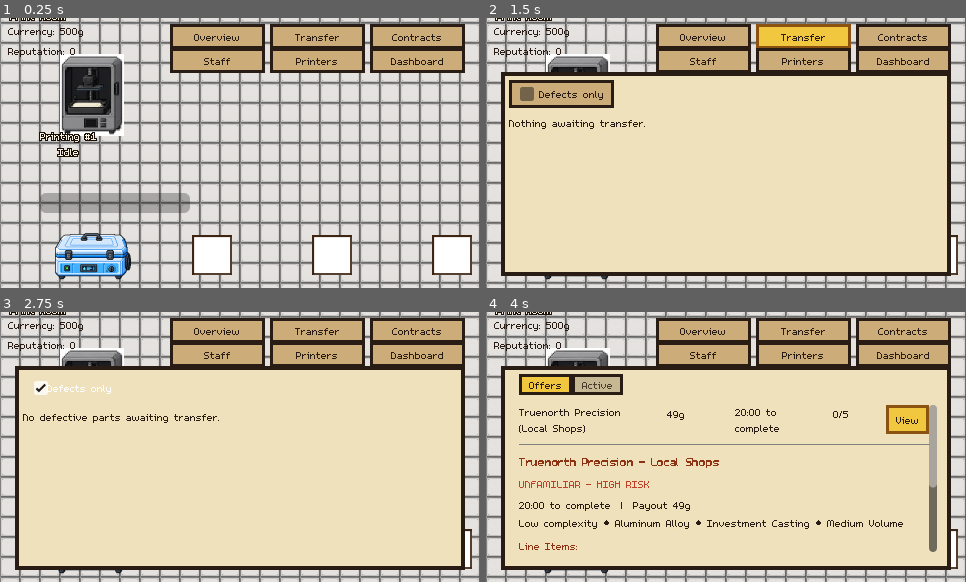
Above: before the commit, frames 1-4 (two rows, left to right).
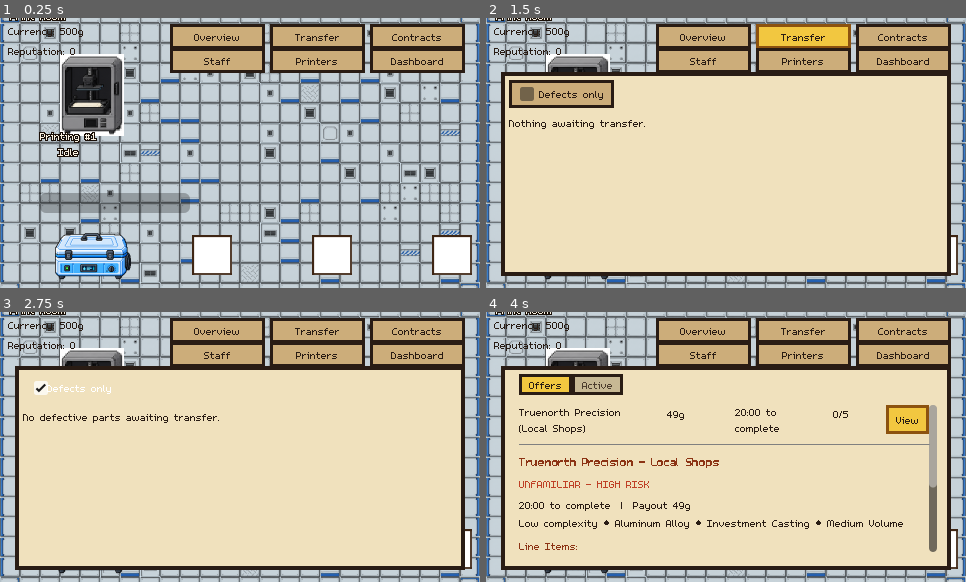
Above: after the commit, the same moments.

Repository: carverweirick/foundry-mobile-game
Game: Godot game, scene res://scenes/main.tscn
Two runs of this game, one before a commit and one after it. Both use one fixed random seed, a clock stepped at 60 frames per second and the inputs below.
Inputs:
- Up to frame 1 (0.25 s): no input
- Up to frame 2 (1.5 s): click "Overview" at 0.5 s; click "Transfer" at 1.25 s
- Up to frame 3 (2.75 s): click "Defects only" at 2 s
- Up to frame 4 (4 s): click "Contracts" at 2.75 s; click "View" at 3.5 s

The runs differ from the first frame. In frame 1, 61% of the frame differs, in the area x 0-100%, y 0-100%; in frame 2, 13%; in frame 3, 13%; in frame 4, 13%.

Commit message:
Extend real tiled floors to every room, with edge/corner/interior variety
- Generalized _build_print_room_tiles() into _build_room_tiles(rect,
  tint) and applied it to all five rooms (Print, Shelling, Post
  Processing, Furnace, VIM Bay), each tinted with its own existing
  palette color instead of a flat ColorRect fill.
- Real variety instead of one uniform tile: two source tiles (a
  straight edge and a corner, both blue accent-lined) get rotated
  0/90/180/270 degrees to cover every side/corner of a room from just
  those two assets. Interior cells pull from a 12-entry weighted
  table spanning most of the remaining sheet - plain variants, vents,
  a hazard stripe, diamond plate, bolted corners, an octagon marker, a
  numbered marker, a directional arrow - weighted toward plain so it
  reads as a real factory floor rather than a busy mess.

Co-Authored-By: Claude Sonnet 5 <noreply@anthropic.com>
Claude-Session: https://claude.ai/code/session_01JVo4V5woxRQb6BmWzsoiCF

Diff:
--- a/scenes/main.gd
+++ b/scenes/main.gd
@@ -365,27 +365,31 @@
 	# Full-floor base layer first (see HALLWAY_FILL's own comment) - every one
 	# of the four corner/center room zones below draws on top of it.
 	_add_room_zone(Rect2(FLOOR_MIN, FLOOR_MAX - FLOOR_MIN), HALLWAY_FILL, HALLWAY_BORDER, "")
-	# Bug fix: _add_room_zone()'s "border" isn't a thin frame - it's a full-size
-	# ColorRect, with the normal (smaller, inset) fill drawn on top of it to
-	# create the illusion of a bordered panel. skip_fill means nothing ever
-	# covers that full-size border again, so it has to be drawn BEFORE the
-	# tiles now, not after - previously the tiles were built first and then
-	# immediately painted over edge-to-edge by the border rect, which is why
-	# they never visibly rendered despite being genuinely there the whole time.
+	# Every room now gets a real tiled floor instead of a flat ColorRect fill
+	# (design request: "do the entire factory and use all the different
+	# tiles we have... make it feel like a real factory"), tinted per room to
+	# match its existing palette. Bug fix (see _build_room_tiles()'s own
+	# comment): the border must be drawn BEFORE the tiles, not after - it's a
+	# full-room-size rect, not a thin frame, so drawing it second would paint
+	# over the whole tiled floor.
 	_add_room_zone(PRINT_ROOM, PRINT_FILL, PRINT_BORDER, "Print Room", true)
-	_build_print_room_tiles()
-	_add_room_zone(SHELLING_ROOM, SHELLING_FILL, SHELLING_BORDER, "Shelling Room")
-	_add_room_zone(POST_PROCESSING_ROOM, POST_FILL, POST_BORDER, "Post Processing Room")
-	_add_room_zone(FURNACE_ROOM, FURNACE_FILL, FURNACE_BORDER, "Furnace Room")
-	_add_room_zone(POUR_ROOM, POUR_FILL, POUR_BORDER, "VIM Bay")
+	_build_room_tiles(PRINT_ROOM, PRINT_FILL)
+	_add_room_zone(SHELLING_ROOM, SHELLING_FILL, SHELLING_BORDER, "Shelling Room", true)
+	_build_room_tiles(SHELLING_ROOM, SHELLING_FILL)
+	_add_room_zone(POST_PROCESSING_ROOM, POST_FILL, POST_BORDER, "Post Processing Room", true)
+	_build_room_tiles(POST_PROCESSING_ROOM, POST_FILL)
+	_add_room_zone(FURNACE_ROOM, FURNACE_FILL, FURNACE_BORDER, "Furnace Room", true)
+	_build_room_tiles(FURNACE_ROOM, FURNACE_FILL)
+	_add_room_zone(POUR_ROOM, POUR_FILL, POUR_BORDER, "VIM Bay", true)
+	_build_room_tiles(POUR_ROOM, POUR_FILL)
 
 
 ## skip_fill lets a room draw its border/label only and supply its own floor
-## visual on top - the Print Room does this now, using a real tiled floor
-## instead of a flat ColorRect (see _build_print_room_tiles()) - the border
-## is still drawn AFTER the tiles below, so its frame naturally covers the
-## tilemap's outermost edge rather than needing inset math to line up with
-## the grid exactly.
+## visual on top - every room does this now, using a real tiled floor instead
+## of a flat ColorRect (see _build_room_tiles()). The border must be drawn
+## BEFORE _build_room_tiles() is called for that same room, not after - see
+## that function's own comment for why (a real bug this session, not just a
+## hypothetical).
 func _add_room_zone(rect: Rect2, fill_color: Color, border_color: Color, label_text: String, skip_fill: bool = false) -> void:
 	# ColorRect/Label are Control nodes even out here in the 2D world, and
 	# Control defaults to MOUSE_FILTER_STOP - without explicitly setting it
@@ -413,51 +417,132 @@
 		_room_floor_labels.append(entry)
 
 
-## Real per-cell floor tiles (design request, this session: "turn the game
-## into more of a grid feeling") - the Print Room is the only room with real
-## tile art so far (assets/sprites/floor_tiles/print_room_floor_tileset_packed.png).
+## Real per-cell floor tiles for every room (design request, this session:
+## first just the Print Room to prove the grid concept, then "do the entire
+## factory and use all the different tiles we have... make it feel like a
+## real factory"). Only one tile sheet actually exists on disk
+## (assets/sprites/floor_tiles/print_room_floor_tileset_packed.png, a 5x5
+## grid of 180x180 tiles - generic industrial floor art, not Print-Room-
+## specific despite the filename) - every room reuses the exact same sheet,
+## differentiated by a per-room modulate tint (that room's existing FILL
+## color) rather than needing five separate tile sheets.
 ##
-## Bug fix history, same session: the first pass loaded a pre-existing hand-
-## authored `resources/tilesets/print_room_floor_tileset.tres` via a real
-## `TileMapLayer` - logically correct in every headless check (position,
-## scale, filled cell count, source texture all verified), but confirmed via
-## screenshot to never actually render a single tile. Suspected the hand-
-## authored .tres, so a second pass rebuilt the whole TileSet fresh at
-## runtime via Godot's own TileSetAtlasSource/TileSet API instead of trusting
-## that file - still invisible, confirmed via a second screenshot from a
-## real LOCAL desktop Play run (not just the original remote/Xogot deploy),
-## which rules out a remote-runtime-compatibility gap specifically - this is
-## a real bug in the TileMapLayer approach itself, in this exact Godot
-## build, not an environment quirk. Rather than keep chasing TileMapLayer
-## internals blind (headless testing can confirm the DATA is correct but,
-## per this session's own hard-won lesson, can never confirm what anything
-## actually renders like), this now sidesteps TileMapLayer entirely and uses
-## the one rendering mechanism already proven working everywhere else in
-## this exact deployment - plain Sprite2D + Texture2D, the same mechanism
-## every station sprite already uses successfully. One Sprite2D per grid
-## cell (360 for the Print Room's 24x15), all sharing one AtlasTexture
-## cropped to the plain bolted floor panel's region (0,0)-(180,180) - more
-## nodes than a real TileMap, but trivial for a one-time static floor
-## decoration, and there's no more basic/compatible a way to put a texture
-## on screen in Godot than this.
-const PRINT_ROOM_TILE_TEXTURE: Texture2D = preload("res://assets/sprites/floor_tiles/print_room_floor_tileset_packed.png")
-const PRINT_ROOM_TILE_SOURCE_SIZE: int = 180
-
-func _build_print_room_tiles() -> void:
-	var atlas_tex := AtlasTexture.new()
-	atlas_tex.atlas = PRINT_ROOM_TILE_TEXTURE
-	atlas_tex.region = Rect2(0, 0, PRINT_ROOM_TILE_SOURCE_SIZE, PRINT_ROOM_TILE_SOURCE_SIZE)
-
-	var tile_scale: float = GRID_CELL_SIZE / float(PRINT_ROOM_TILE_SOURCE_SIZE)
-	var cells_wide := int(PRINT_ROOM.size.x / GRID_CELL_SIZE)
-	var cells_tall := int(PRINT_ROOM.size.y / GRID_CELL_SIZE)
+## Bug fix history, same session: this went through three failed rendering
+## attempts (a hand-authored TileSet via TileMapLayer, a runtime-built
+## TileSet via TileMapLayer, then plain Sprite2D) before the real bug was
+## found - none of the three approaches were actually broken. _add_room_zone()'s
+## "border" is a full-room-size ColorRect, not a thin frame; every room's
+## normal (smaller, inset) fill drawn on top of it is what creates the
+## illusion of a bordered panel. Building the tiles BEFORE calling
+## _add_room_zone() for that same room meant the border was drawn on top of
+## the tiles every time, painting over the entire floor edge-to-edge - the
+## tiles were rendering correctly on every attempt, just immediately hidden.
+## Fixed by drawing the border first (see _build_floor()), tiles after.
+##
+## One Sprite2D per grid cell (a plain Sprite2D + AtlasTexture region, the
+## same mechanism every station sprite already uses - more nodes than a real
+## TileMap, but trivial for a one-time static floor decoration), using
+## rotation to get 4 sides/corners out of just two source tiles (a straight
+## edge and a corner, blue accent-lined) rather than needing a separate tile
+## per direction - both tiles happen to point their accent line in a
+## direction that rotates cleanly in 90-degree steps to cover every other
+## side/corner. The interior is a weighted-random mix of most of the sheet's
+## remaining tiles (plain variants, vents, a hazard stripe, diamond plate, a
+## numbered marker, a directional arrow, bolted corners) so it reads as a
+## real, slightly-worn factory floor rather than one flat repeating tile.
+const ROOM_TILE_TEXTURE: Texture2D = preload("res://assets/sprites/floor_tiles/print_room_floor_tileset_packed.png")
+const ROOM_TILE_SOURCE_SIZE: int = 180
+
+## Atlas coordinates (col, row), 0-indexed, matching the 5x5 sheet.
+const TILE_EDGE := Vector2i(0, 1)     # straight edge, accent line on the left by default
+const TILE_CORNER := Vector2i(1, 1)   # corner, accent line forming a top-left L by default
+
+## Interior tile weights - deliberately NOT uniform. Plain-ish tiles
+## dominate so the floor still reads as "a floor" at a glance; the rest are
+## real variety sprinkled in, not evenly distributed.
+const INTERIOR_TILE_WEIGHTS: Array[Dictionary] = [
+	{"coords": Vector2i(0, 0), "weight": 55.0}, # plain bolted panel
+	{"coords": Vector2i(1, 2), "weight": 15.0}, # plain, no accents
+	{"coords": Vector2i(2, 0), "weight": 8.0},  # quartered/grid-line panel
+	{"coords": Vector2i(0, 4), "weight": 5.0},  # bolted corners, plain variant
+	{"coords": Vector2i(1, 3), "weight": 4.0},  # small centered vent
+	{"coords": Vector2i(2, 3), "weight": 3.0},  # big centered vent
+	{"coords": Vector2i(0, 3), "weight": 3.0},  # hazard stripe
+	{"coords": Vector2i(4, 0), "weight": 3.0},  # diamond plate
+	{"coords": Vector2i(3, 3), "weight": 2.0},  # wide vent strip
+	{"coords": Vector2i(1, 4), "weight": 1.0},  # octagon floor marker
+	{"coords": Vector2i(2, 4), "weight": 0.5},  # numbered ("01") marker
+	{"coords": Vector2i(3, 4), "weight": 0.5},  # directional arrow
+]
+
+var _room_tile_rng := RandomNumberGenerator.new()
+
+
+func _pick_interior_tile() -> Vector2i:
+	var total := 0.0
+	for entry in INTERIOR_TILE_WEIGHTS:
+		total += entry["weight"]
+	var roll := _room_tile_rng.randf() * total
+	for entry in INTERIOR_TILE_WEIGHTS:
+		roll -= entry["weight"]
+		if roll <= 0.0:
+			return entry["coords"]
+	return INTERIOR_TILE_WEIGHTS[0]["coords"]
+
+
+func _build_room_tiles(rect: Rect2, tint: Color) -> void:
+	var cells_wide := int(rect.size.x / GRID_CELL_SIZE)
+	var cells_tall := int(rect.size.y / GRID_CELL_SIZE)
+	var half_cell := GRID_CELL_SIZE * 0.5
+
 	for cy in cells_tall:
 		for cx in cells_wide:
+			var is_top := cy == 0
+			var is_bottom := cy == cells_tall - 1
+			var is_left := cx == 0
+			var is_right := cx == cells_wide - 1
+
+			var atlas_coords: Vector2i
+			var rotation_degrees_value := 0.0
+			if (is_top or is_bottom) and (is_left or is_right):
+				atlas_coords = TILE_CORNER
+				if is_top and is_right:
+					rotation_degrees_value = 90.0
+				elif is_bottom and is_right:
+					rotation_degrees_value = 180.0
+				elif is_bottom and is_left:
+					rotation_degrees_value = 270.0
+				# else top-left, the tile's own default orientation, 0 degrees
+			elif is_top:
+				atlas_coords = TILE_EDGE
+				rotation_degrees_value = 90.0
+			elif is_bottom:
+				atlas_coords = TILE_EDGE
+				rotation_degrees_value = 270.0
+			elif is_left:
+				atlas_coords = TILE_EDGE
+				# left is the tile's own default orientation, 0 degrees
+			elif is_right:
+				atlas_coords = TILE_EDGE
+				rotation_degrees_value = 180.0
+			else:
+				atlas_coords = _pick_interior_tile()
+
+			var atlas_tex := AtlasTexture.new()
+			atlas_tex.atlas = ROOM_TILE_TEXTURE
+			atlas_tex.region = Rect2(
+				Vector2(atlas_coords) * float(ROOM_TILE_SOURCE_SIZE), Vector2.ONE * float(ROOM_TILE_SOURCE_SIZE)
+			)
+
 			var tile := Sprite2D.new()
 			tile.texture = atlas_tex
-			tile.centered = false
-			tile.position = PRINT_ROOM.position + Vector2(cx, cy) * GRID_CELL_SIZE
-			tile.scale = Vector2.ONE * tile_scale
+			# Centered (not top-left-anchored) specifically so rotation below
+			# pivots around the cell's own center instead of swinging the
+			# tile out of its cell.
+			tile.position = rect.position + Vector2(cx, cy) * GRID_CELL_SIZE + Vector2(half_cell, half_cell)
+			tile.scale = Vector2.ONE * (GRID_CELL_SIZE / float(ROOM_TILE_SOURCE_SIZE))
+			tile.rotation_degrees = rotation_degrees_value
+			tile.modulate = tint
 			# Same zoomed-out-pixelation fix as every other real sprite this
 			# session - the tile texture also has mipmaps enabled (see its
 			# own .import file).
Not shown, changed: CLAUDE.md
